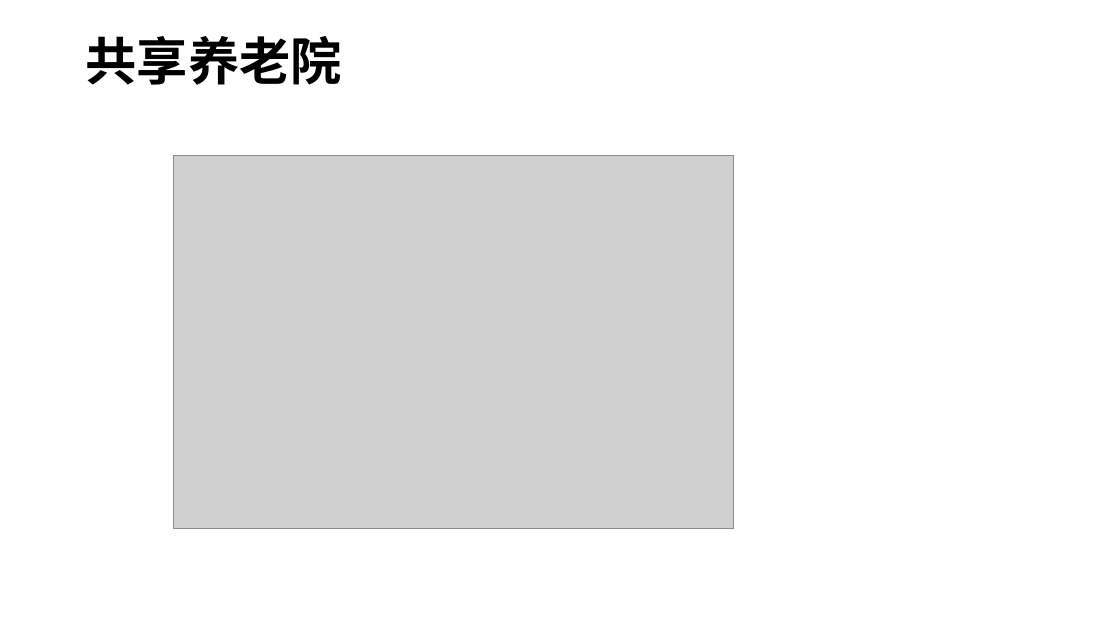
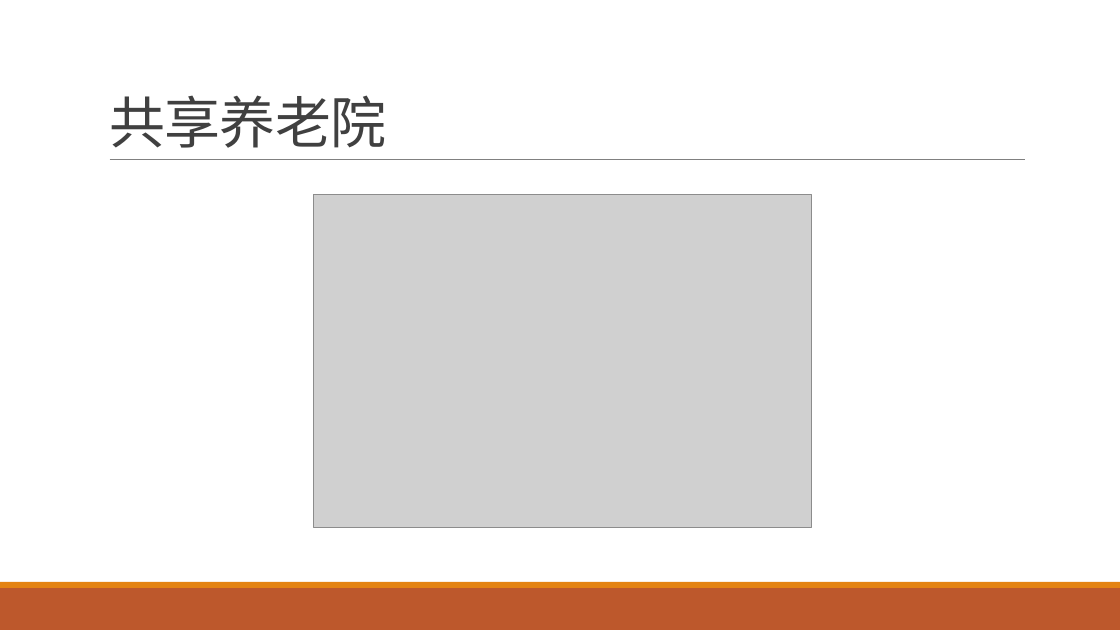
Before and after one commit to FredJiangFei/MyDocuments, a slide deck: slide 14 of 共享项目.pptx (slide 18 before the commit). Drawn at 1120x630 pixels with LibreOffice and Linux fonts; fonts in the diff are those of the drawing; grey boxes stand for pictures. Boxes give left, top, right and bottom in pixels: in the first picture for what was removed or moved away, otherwise in the second. Text is boxed around its words. In the diff, an @@ line names an element or a change of style, - is before the commit and + after.

```diff
--- a/共享项目.pptx
+++ b/共享项目.pptx
@@ text "共享养老院" moved from (x1=85, y1=36, x2=342, y2=85) to (x1=109, y1=95, x2=387, y2=148) @@
@@ text "共享养老院" at (x1=109, y1=95, x2=387, y2=148): size 44 to 48 pt, font Noto Sans CJK SC to Calibri, text colour #000000 to #404040, letter spacing 0 to -0.5 pt, bold off; line spacing 0.9 to 0.85; vertical alignment middle to bottom @@
@@ line added from (110, 160) to (1026, 160), #808080 0.5 pt @@
@@ picture resized from (x1=174, y1=155, x2=734, y2=529) to (x1=313, y1=195, x2=812, y2=528) @@
@@ rectangle added at (x1=0, y1=588, x2=1120, y2=630), fill #BD582C @@
@@ rectangle added at (x1=0, y1=582, x2=1120, y2=588), fill #E48312 @@
```
Also in this commit, not shown: 12 other slides changed, 2 slides added, 7 slides removed, 1 other file.
